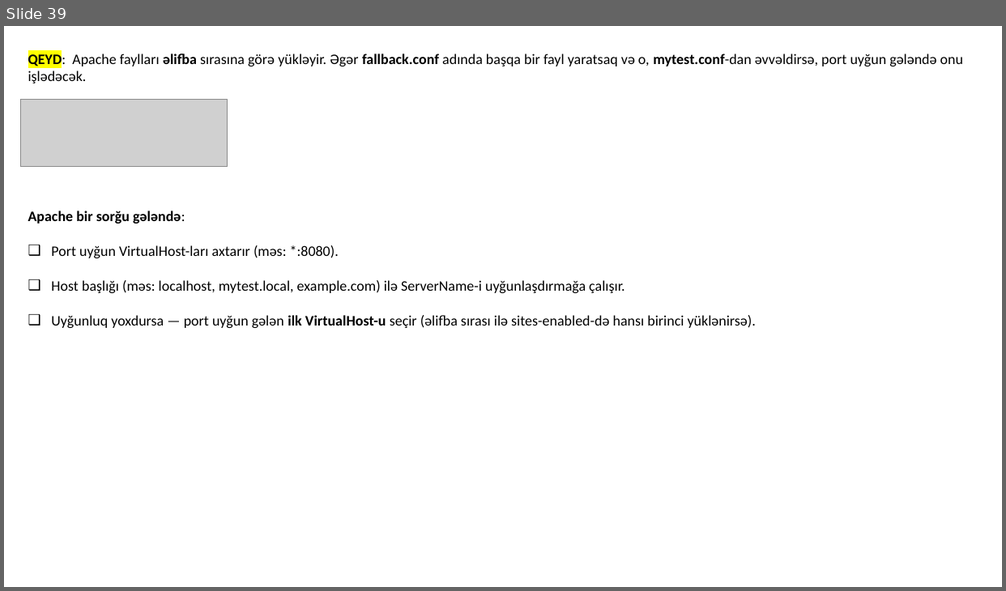
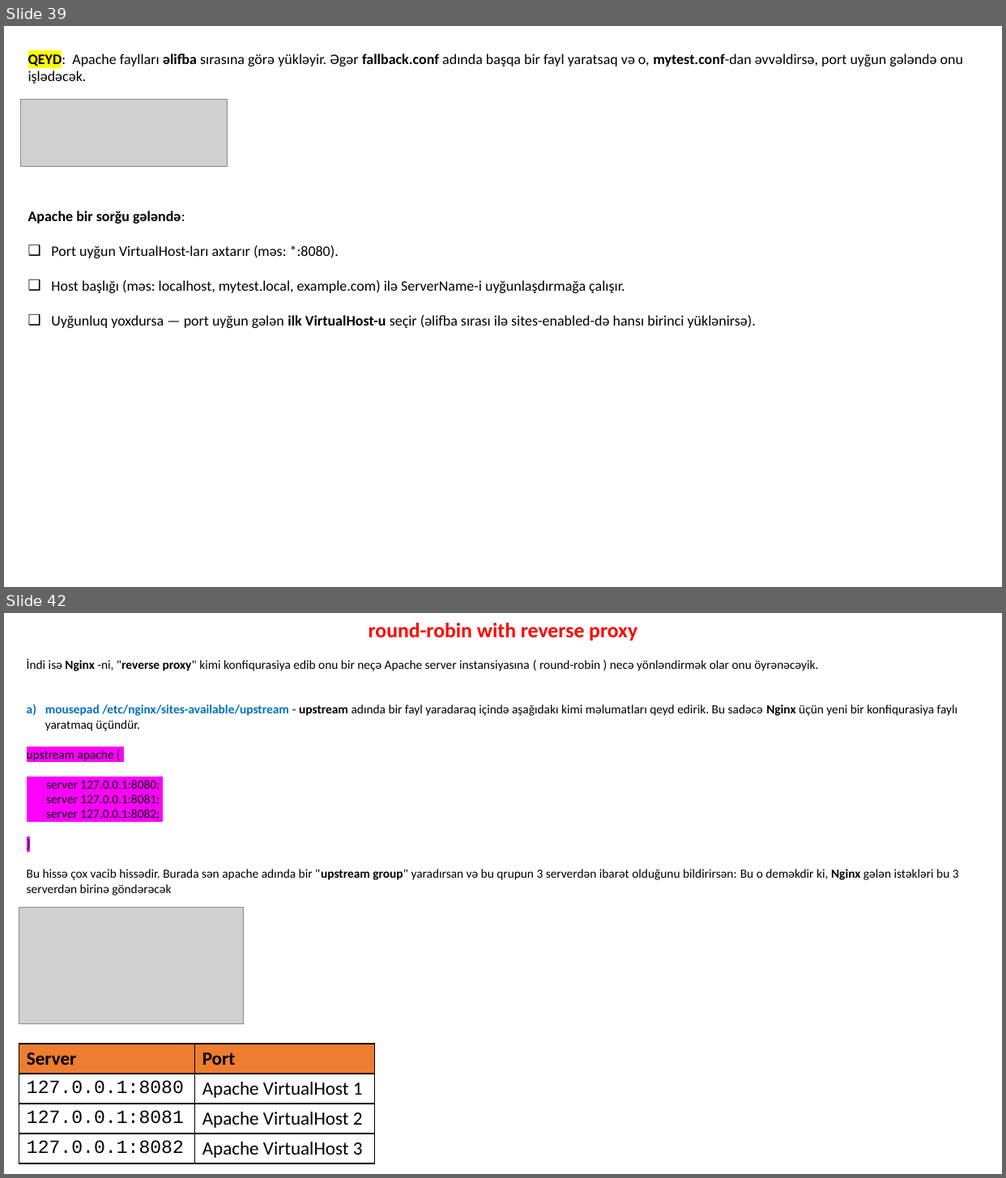
Before and after one commit to codeurient/DevOps, a slide deck: .lessons/Practice.pptx. Shown one above the other, each under a label of ours: slide 39 before the commit, slides 39 and 42 after it; the slides between them are not shown. The pictures are 1006x591 and 1006x1178 pixels, drawn with LibreOffice and Linux fonts; fonts in the diff are those of the drawing; grey boxes stand for pictures. Boxes give left, top, right and bottom in pixels: in the first picture for what was removed or moved away, otherwise in the second. Text is boxed around its words. In the diff, an @@ line names an element or a change of style, - is before the commit and + after.

Commit message:
round robin

```diff
--- a/.lessons/Practice.pptx
+++ b/.lessons/Practice.pptx
@@ slide 42 added at (4, 613, 1002, 1174), background #FFFFFF @@
@@ text added at (27, 623, 959, 896), 12 pt, text #000000 @@
+round-robin with reverse proxy
+İndi isə Nginx -ni, "reverse proxy" kimi konfiqurasiya edib onu bir neçə Apache server instansiyasına ( round-robin ) necə yönləndirmək olar onu öyrənəcəyik.
+a) mousepad /etc/nginx/sites-available/upstream - upstream adında bir fayl yaradaraq içində aşağıdakı kimi məlumatları qeyd edirik. Bu sadəcə Nginx üçün yeni bir konfiqurasiya faylı yaratmaq üçündür.
+upstream apache {
+server 127.0.0.1:8080;
+server 127.0.0.1:8081;
+server 127.0.0.1:8082;
+}
+Bu hissə çox vacib hissədir. Burada sən apache adında bir "upstream group" yaradırsan və bu qrupun 3 serverdən ibarət olduğunu bildirirsən: Bu o deməkdir ki, Nginx gələn istəkləri bu 3 serverdən birinə göndərəcək
@@ picture added at (19, 907, 244, 1024) @@
@@ table added at (19, 1044, 374, 1164), 4 rows, 2 columns @@
+Server | Port
+127.0.0.1:8080 | Apache VirtualHost 1
+127.0.0.1:8081 | Apache VirtualHost 2
+127.0.0.1:8082 | Apache VirtualHost 3
```
Also in this commit, not shown: 5 other slides added, 6 slides removed, 1 other file.
